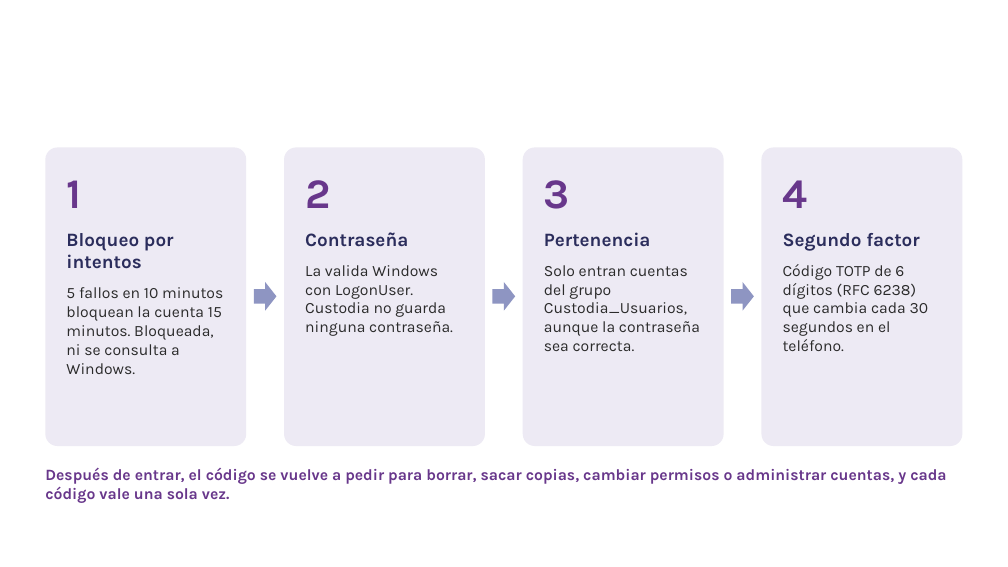
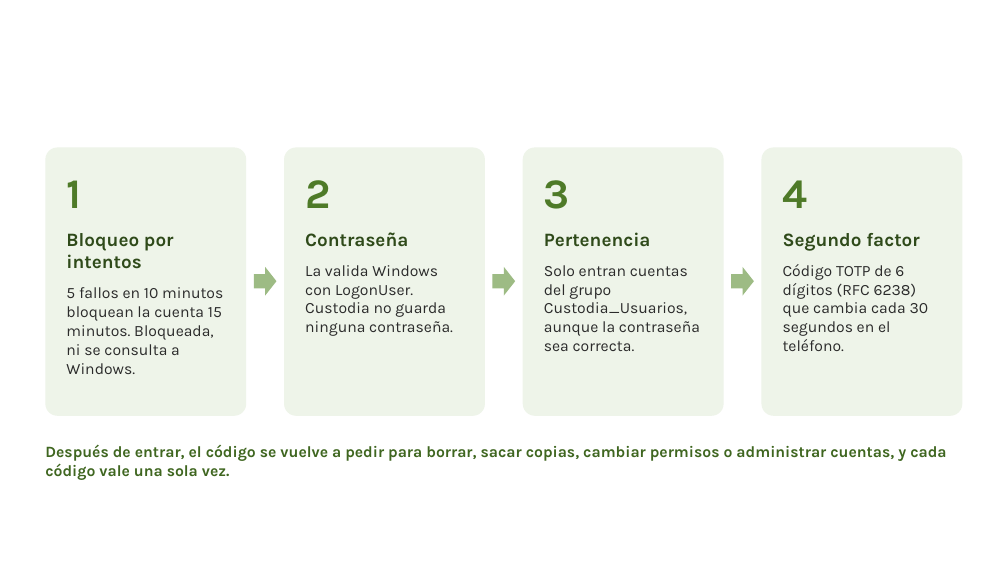
Before and after one commit to yanni2327/custodia, a slide deck: slide 6 of docs/Custodia_charla_TED.pptx (slide 5 before the commit). Drawn at 1008x567 pixels with LibreOffice and Linux fonts; fonts in the diff are those of the drawing; background and template pictures are left out. Boxes give left, top, right and bottom in pixels: in the first picture for what was removed or moved away, otherwise in the second. Text is boxed around its words. In the diff, an @@ line names an element or a change of style, - is before the commit and + after.

```diff
--- a/docs/Custodia_charla_TED.pptx
+++ b/docs/Custodia_charla_TED.pptx
@@ rounded rectangle resized from (x1=45, y1=147, x2=247, y2=446) to (x1=45, y1=147, x2=247, y2=416) @@
@@ rounded rectangle resized from (x1=284, y1=147, x2=485, y2=446) to (x1=284, y1=147, x2=485, y2=416) @@
@@ rounded rectangle resized from (x1=523, y1=147, x2=724, y2=446) to (x1=523, y1=147, x2=724, y2=416) @@
@@ fill #EDEAF4 to #EEF4E9 in 4 elements at (x1=45, y1=147, x2=247, y2=416), (x1=284, y1=147, x2=485, y2=416), (x1=523, y1=147, x2=724, y2=416), (x1=761, y1=147, x2=963, y2=416) @@
@@ rounded rectangle resized from (x1=761, y1=147, x2=963, y2=446) to (x1=761, y1=147, x2=963, y2=416) @@
@@ text at (x1=66, y1=180, x2=174, y2=269): text colour #68378B to #4E7A28 in "1"; text colour #2B2D5C to #2F4A1A in "Bloqueo por intentos" @@
@@ text at (x1=305, y1=180, x2=408, y2=247): text colour #68378B to #4E7A28 in "2"; text colour #2B2D5C to #2F4A1A in "Contraseña" @@
@@ text at (x1=544, y1=180, x2=651, y2=247): text colour #68378B to #4E7A28 in "3"; text colour #2B2D5C to #2F4A1A in "Pertenencia" @@
@@ text at (x1=783, y1=180, x2=920, y2=251): text colour #68378B to #4E7A28 in "4"; text colour #2B2D5C to #2F4A1A in "Segundo factor" @@
@@ 3 right arrows moved together from (x1=254, y1=282, x2=754, y2=311) to (x1=254, y1=267, x2=754, y2=296) @@
@@ fill #8E95C2 to #9DBB84 in 3 elements at (x1=254, y1=267, x2=277, y2=296), (x1=492, y1=267, x2=515, y2=296), (x1=731, y1=267, x2=754, y2=296) @@
@@ text "Después de entrar, el código ..." moved from (x1=45, y1=468, x2=946, y2=503) to (x1=45, y1=445, x2=946, y2=480) @@
@@ text "Después de entrar, el código ..." at (x1=45, y1=445, x2=946, y2=480): text colour #68378B to #3F6620 @@
```
Also in this commit, not shown: 8 other slides changed, 4 slides added, 1 other file.
